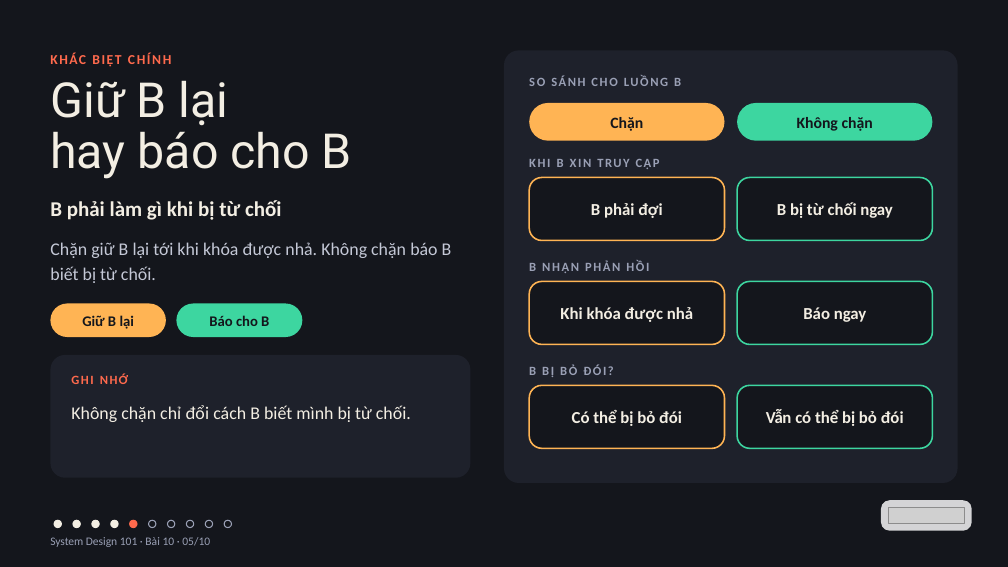
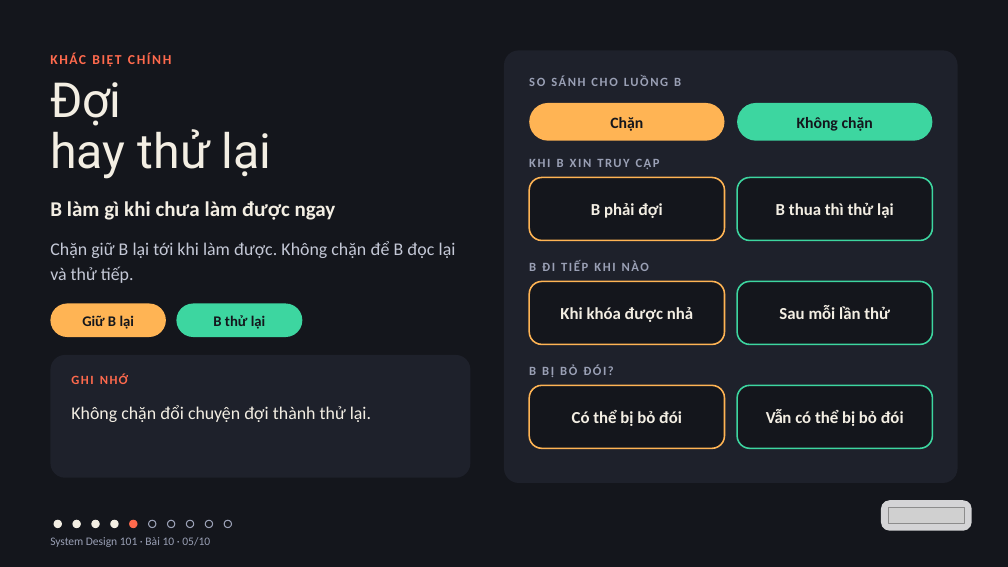
Before and after one commit to vohoailinh90/tool-marketing-studio, a slide deck: slide 5 of system-design-101/vi/lessons/sd-10-010/slides/sd-10-010.pptx. Drawn at 1008x567 pixels with LibreOffice and Linux fonts; fonts in the diff are those of the drawing; grey boxes stand for pictures. Boxes give left, top, right and bottom in pixels: in the first picture for what was removed or moved away, otherwise in the second. Text is boxed around its words. In the diff, an @@ line names an element or a change of style, - is before the commit and + after.

```diff
--- a/system-design-101/vi/lessons/sd-10-010/slides/sd-10-010.pptx
+++ b/system-design-101/vi/lessons/sd-10-010/slides/sd-10-010.pptx
@@ text at (50, 82, 272, 179): text changed @@
-Giữ B lại
-hay báo cho B
+Đợi
+hay thử lại
@@ text at (50, 201, 335, 220): text changed @@
-B phải làm gì khi bị từ chối
+B làm gì khi chưa làm được ngay
@@ text in rounded rectangle at (776, 202, 894, 218): text changed @@
-B bị từ chối ngay
+B thua thì thử lại
@@ text at (50, 241, 456, 283): text changed @@
-Chặn giữ B lại tới khi khóa được nhả. Không chặn báo B biết bị từ chối.
+Chặn giữ B lại tới khi làm được. Không chặn để B đọc lại và thử tiếp.
@@ text at (529, 261, 649, 271): text changed @@
-B NHẬN PHẢN HỒI
+B ĐI TIẾP KHI NÀO
@@ text in rounded rectangle at (213, 315, 265, 329): text changed @@
-Báo cho B
+B thử lại
@@ text in rounded rectangle at (779, 306, 890, 319): text changed @@
-Báo ngay
+Sau mỗi lần thử
@@ text at (71, 405, 371, 422): text changed @@
-Không chặn chỉ đổi cách B biết mình bị từ chối.
+Không chặn đổi chuyện đợi thành thử lại.
```
Also in this commit, not shown: 9 other slides changed.
